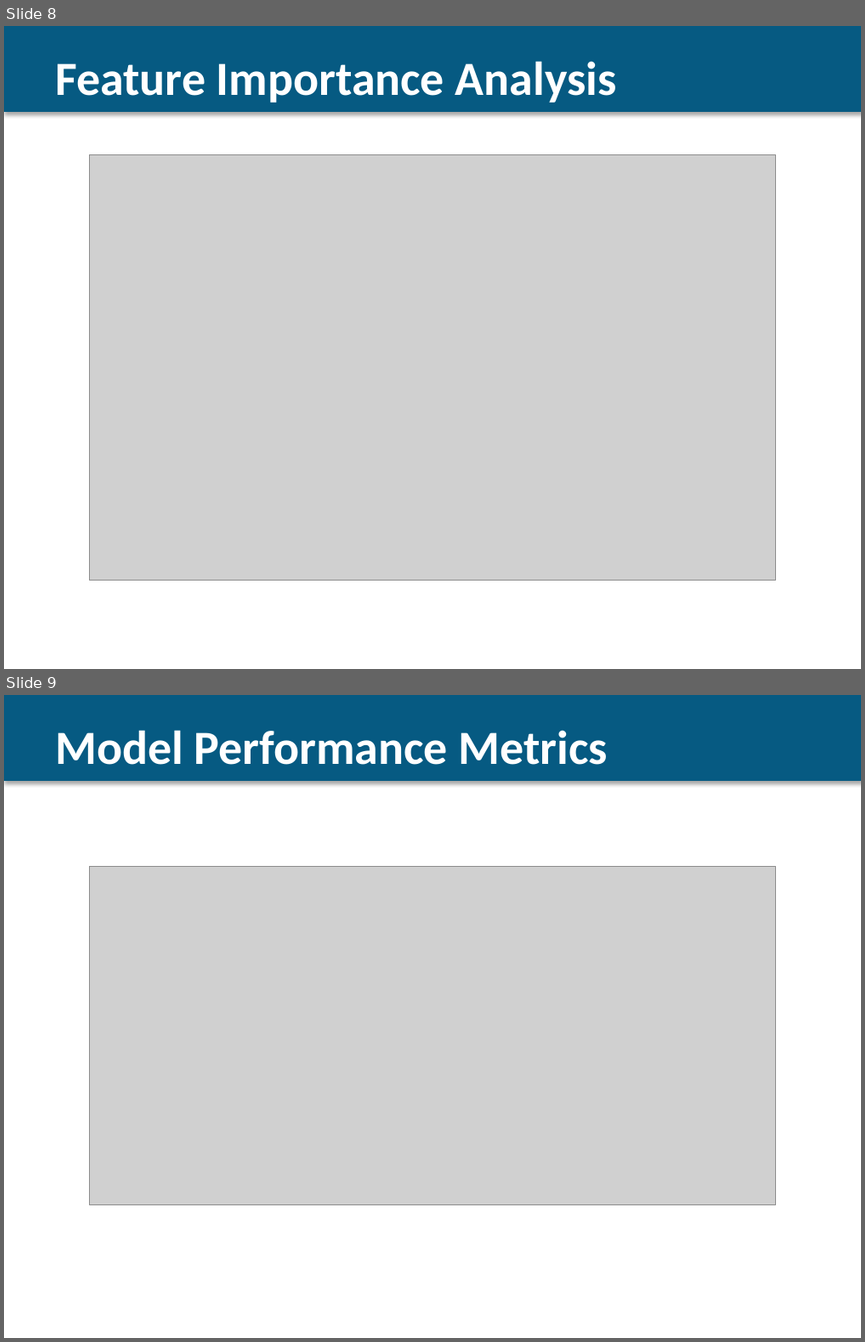
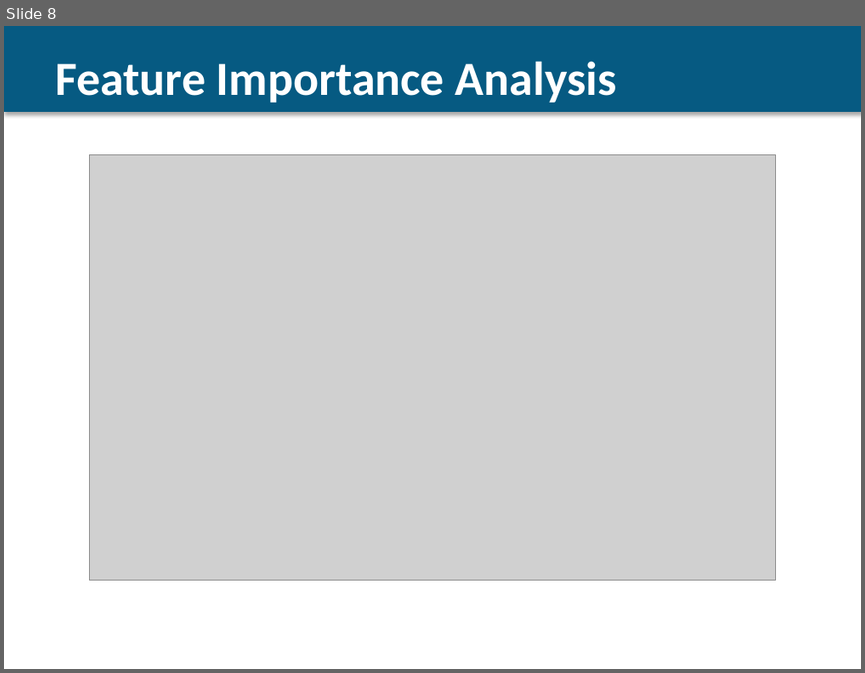
Before and after one commit to Mahdi-20/Heart-Failure-Prediction-Dataset, a slide deck: Heart_Failure_Presentation.pptx. Shown one above the other, each under a label of ours: slides 8 and 9 before the commit, slide 8 after it. The pictures are 865x1342 and 865x673 pixels, drawn with LibreOffice and Linux fonts; fonts in the diff are those of the drawing; grey boxes stand for pictures. Boxes give left, top, right and bottom in pixels: in the first picture for what was removed or moved away, otherwise in the second. Text is boxed around its words. In the diff, an @@ line names an element or a change of style, - is before the commit and + after.

Commit message:
Update Heart_Failure_Presentation.pptx with Deep Learning integration
Complete presentation refresh with:
- 14 comprehensive slides (expanded from 13)
- Deep Learning (TensorFlow/Keras Neural Network) fully integrated
- All 6 models performance comparison with detailed metrics
- Neural network architecture details slide
- Model selection infographic showing Random Forest as recommended
- Clear justification: highest recall (87.53%) for healthcare deployment
- Professional visualizations and color-coded recommendations
- Ready for course presentation

Key metrics included:
- Random Forest: ROC-AUC 0.9239, Recall 87.53%
- Neural Network: ROC-AUC 0.9212, Recall 84.31%
- Clear recommendation: Random Forest for production due to healthcare priority (higher recall)

```diff
--- a/Heart_Failure_Presentation.pptx
+++ b/Heart_Failure_Presentation.pptx
@@ slide 9 removed at (x1=4, y1=695, x2=861, y2=1338), background #FFFFFF @@
@@ rectangle removed at (x1=4, y1=695, x2=861, y2=781) @@
@@ text removed at (x1=55, y1=730, x2=608, y2=765) @@
-Model Performance Metrics
@@ picture removed at (x1=90, y1=867, x2=775, y2=1205) @@
```
Also in this commit, not shown: 10 slides changed, 3 slides added, 1 other slide removed, 1 other file.
